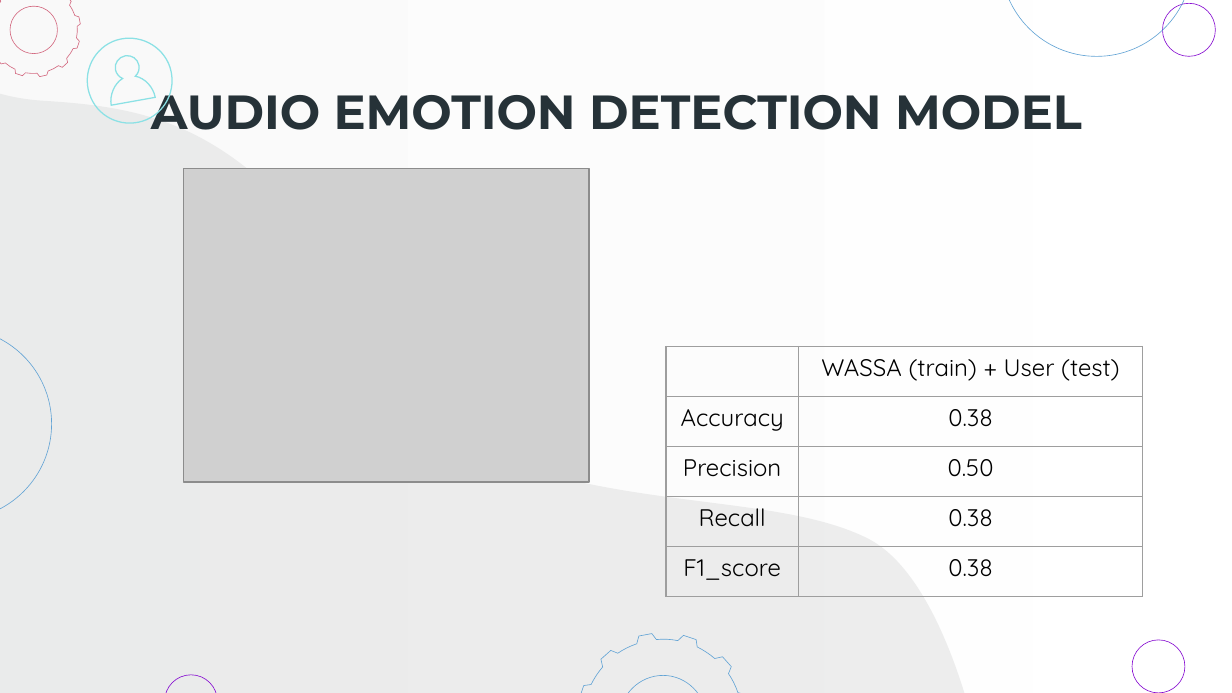
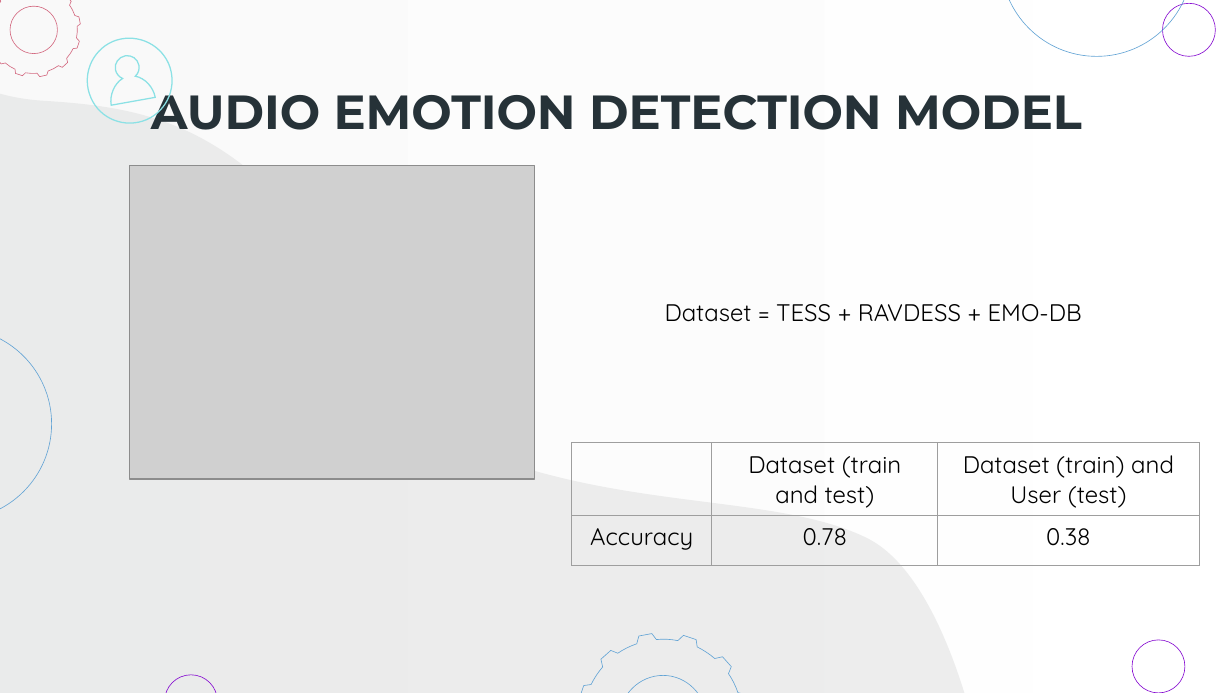
Before and after one commit to gerti98/MobileProject, a slide deck: slide 18 of Presentation/Presentazione Finale.pptx. Drawn at 1232x693 pixels with LibreOffice and Linux fonts; fonts in the diff are those of the drawing; grey boxes stand for pictures. Boxes give left, top, right and bottom in pixels: in the first picture for what was removed or moved away, otherwise in the second. Text is boxed around its words. In the diff, an @@ line names an element or a change of style, - is before the commit and + after.

Commit message:
Modified some slides of ML

```diff
--- a/Presentation/Presentazione Finale.pptx
+++ b/Presentation/Presentazione Finale.pptx
@@ picture: place and size @@
-picture at [184, 169, 589, 482]
+picture at [129, 165, 535, 478]
@@ text added at [665, 304, 1082, 322], 14 pt, text #000000 @@
+Dataset = TESS + RAVDESS + EMO-DB
@@ table at [572, 444, 1199, 563] @@
- | WASSA (train) + User (test)
-Accuracy | 0.38
-Precision | 0.50
-Recall | 0.38
-F1_score | 0.38
+ | Dataset (train and test) | Dataset (train) and User (test)
+Accuracy | 0.78 | 0.38
@@ table: place and size @@
-table at [667, 346, 1145, 596]
+table at [572, 444, 1199, 563]
```
Also in this commit, not shown: 1 other slide changed.
